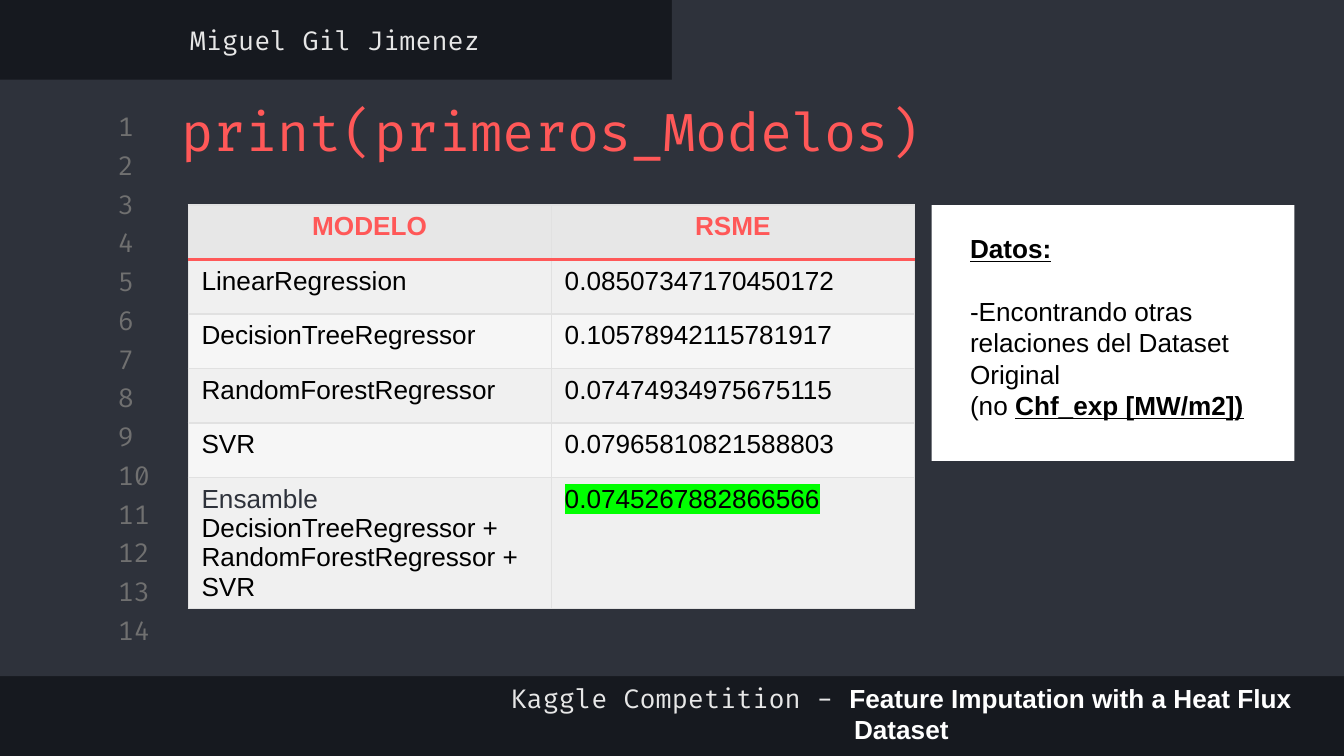
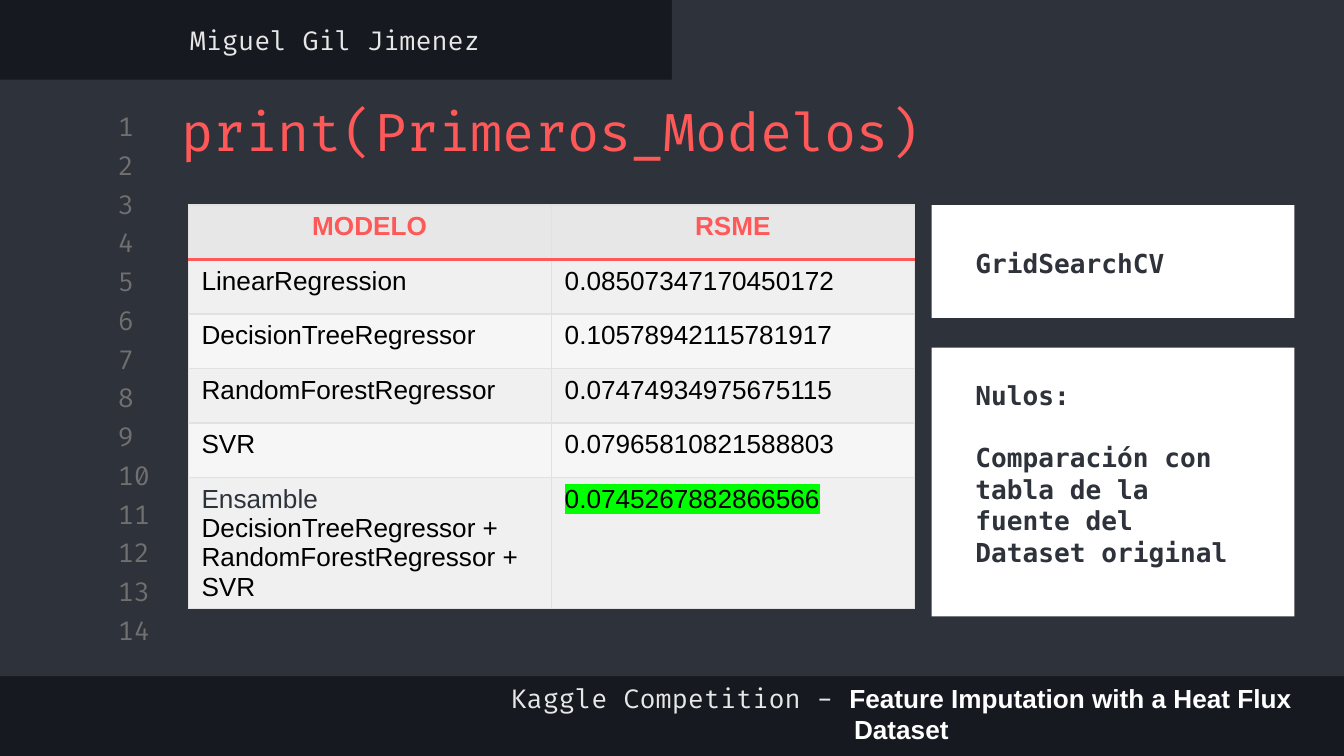
Before and after one commit to mgiljimenez/kaggle_Heat_Flux, a slide deck: slide 6 of presentation.pptx (slide 7 before the commit). Drawn at 1344x756 pixels with LibreOffice and Linux fonts; fonts in the diff are those of the drawing. Boxes give left, top, right and bottom in pixels: in the first picture for what was removed or moved away, otherwise in the second. Text is boxed around its words. In the diff, an @@ line names an element or a change of style, - is before the commit and + after.

```diff
--- a/presentation.pptx
+++ b/presentation.pptx
@@ title at [181,109,920,163]: text changed @@
-print(primeros_Modelos)
+print(Primeros_Modelos)
@@ rectangle: place and size @@
-rectangle at [931,206,1294,461]
+rectangle at [931,206,1294,319]
@@ text removed at [970,240,1244,421] @@
-Datos:
--Encontrando otras relaciones del Dataset Original
-(no Chf_exp [MW/m2])
@@ text added at [975,252,1164,274], 14 pt, text #2E323B, bold @@
+GridSearchCV
@@ rectangle added at [931,348,1294,617], fill #FFFFFF @@
@@ text added at [975,385,1227,567], 14 pt, text #2E323B, bold @@
+Nulos:
+Comparación con tabla de la fuente del Dataset original
```
Also in this commit, not shown: 3 other slides changed, 3 slides added, 5 other files.
